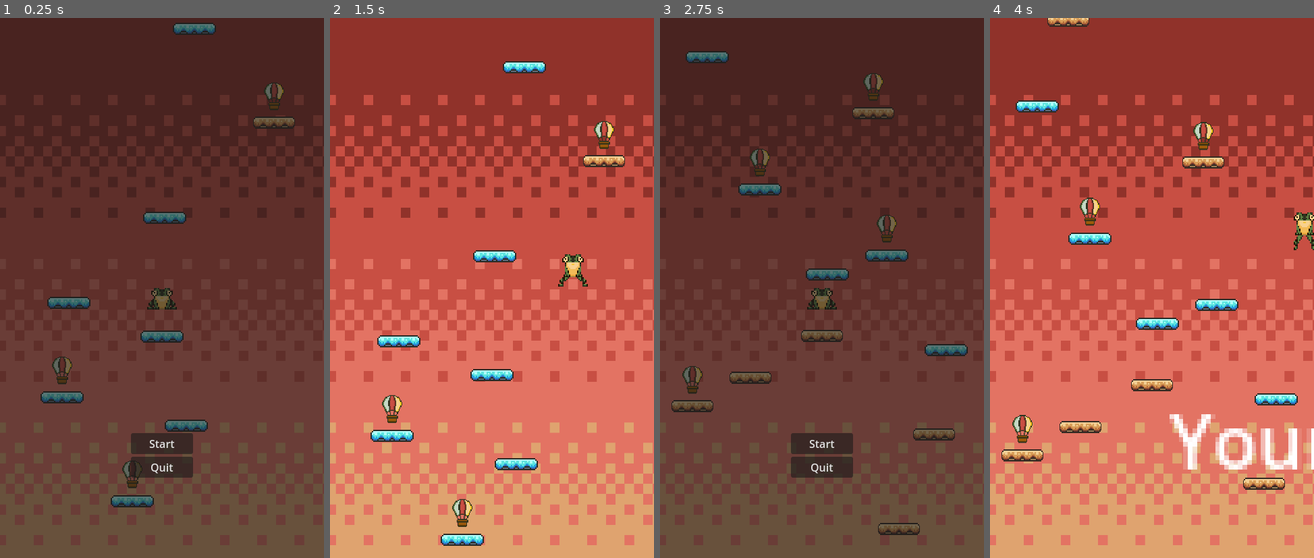
Above: before the commit, frames 1-4 (left to right).
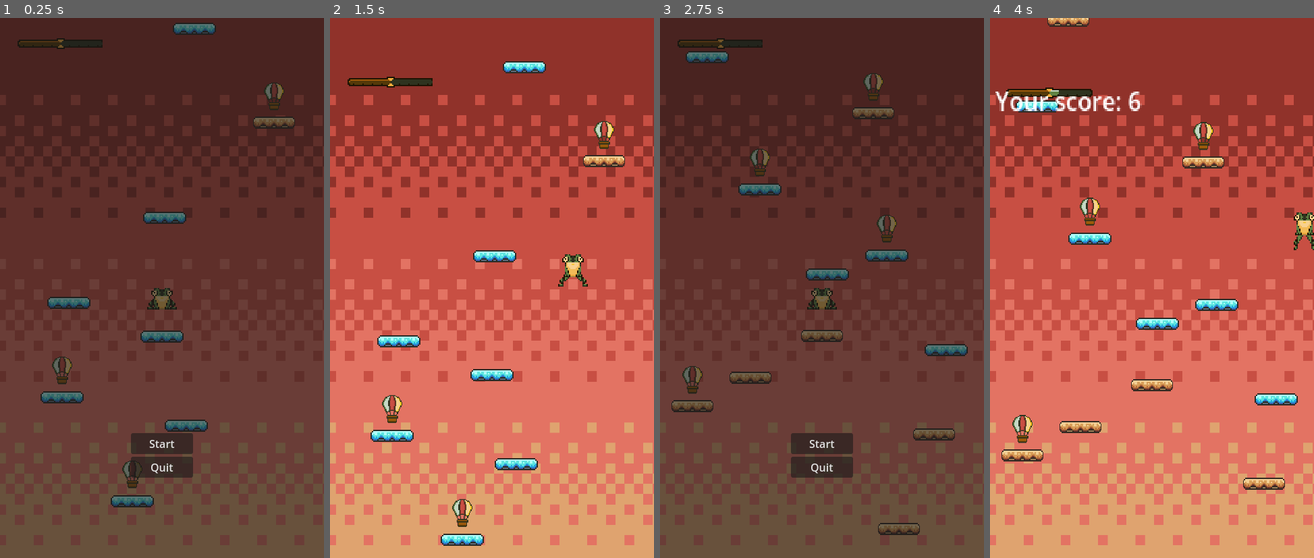
Above: after the commit, the same moments.

Repository: stefko-jam/Game_Jam
Game: Godot game, scene res://scenes/game.tscn
Same seed, same stepped clock (60 frames per second), same inputs: the game is played once before the commit and once after it.
Inputs:
- Up to frame 1 (0.25 s): no input
- Up to frame 2 (1.5 s): click "Start" at 0.5 s; hold D (right) from 1.28 s (still down)
- Up to frame 3 (2.75 s): release D (right) at 2 s; click "Restart" at 2 s
- Up to frame 4 (4 s): click "Start" at 2.75 s; hold D (right) from 3.53 s (still down)

The runs differ from the first frame. In frame 1, 0.3% of the frame differs, in the area x 5-32%, y 3-6%; in frame 2, 0.4%; in frame 3, 0.3%; in frame 4, 3.1%, in the area x 1-100%, y 12-84%.

Commit message:
added pollutometer

Diff:
--- a/scenes/game.tscn
+++ b/scenes/game.tscn
@@ -10,6 +10,7 @@
 [ext_resource type="Texture2D" uid="uid://qx3fengl5c6s" path="res://assets/sprites/Background.png" id="7_u5sy4"]
 [ext_resource type="PackedScene" path="res://scenes/main_menu.tscn" id="8_gee14"]
 [ext_resource type="PackedScene" path="res://scenes/game_over.tscn" id="9_0tnpc"]
+[ext_resource type="PackedScene" uid="uid://dypkt0kx21wm4" path="res://scenes/pollutometer.tscn" id="9_kvpfn"]
 
 [sub_resource type="WorldBoundaryShape2D" id="WorldBoundaryShape2D_iywne"]
 
@@ -64,12 +65,16 @@
 unique_name_in_owner = true
 script = ExtResource("3_vtaks")
 
+[node name="pollutometer" parent="Platforms/GameManager" instance=ExtResource("9_kvpfn")]
+position = Vector2(-77, -210)
+frame = 5
+
 [node name="Score" type="Label" parent="Platforms/GameManager"]
-offset_left = 12.0
-offset_top = 9.0
-offset_right = 52.0
-offset_bottom = 32.0
-scale = Vector2(3.37918, 3.37918)
+offset_left = -117.0
+offset_top = -217.0
+offset_right = -77.0
+offset_bottom = -194.0
+scale = Vector2(1.0833, 1.18283)
 metadata/_edit_use_anchors_ = true
 
 [node name="Boundarys" type="Node" parent="."]
--- /dev/null
+++ b/scenes/pollutometer.tscn
@@ -0,0 +1,95 @@
+[gd_scene load_steps=15 format=3 uid="uid://dypkt0kx21wm4"]
+
+[ext_resource type="Texture2D" uid="uid://bwvnhrv085pr" path="res://assets/sprites/pollutometer/Polutometerallstates.png" id="1_g2h77"]
+[ext_resource type="Script" uid="uid://f1gue6a0y1bc" path="res://scripts/pollutometer.gd" id="1_j8b61"]
+
+[sub_resource type="AtlasTexture" id="AtlasTexture_j8b61"]
+atlas = ExtResource("1_g2h77")
+region = Rect2(128, 128, 64, 64)
+
+[sub_resource type="AtlasTexture" id="AtlasTexture_sxemr"]
+atlas = ExtResource("1_g2h77")
+region = Rect2(64, 128, 64, 64)
+
+[sub_resource type="AtlasTexture" id="AtlasTexture_s4j3g"]
+atlas = ExtResource("1_g2h77")
+region = Rect2(0, 128, 64, 64)
+
+[sub_resource type="AtlasTexture" id="AtlasTexture_kchi6"]
+atlas = ExtResource("1_g2h77")
+region = Rect2(192, 64, 64, 64)
+
+[sub_resource type="AtlasTexture" id="AtlasTexture_mvt3h"]
+atlas = ExtResource("1_g2h77")
+region = Rect2(128, 64, 64, 64)
+
+[sub_resource type="AtlasTexture" id="AtlasTexture_3c5ny"]
+atlas = ExtResource("1_g2h77")
+region = Rect2(64, 64, 64, 64)
+
+[sub_resource type="AtlasTexture" id="AtlasTexture_mrb8i"]
+atlas = ExtResource("1_g2h77")
+region = Rect2(0, 64, 64, 64)
+
+[sub_resource type="AtlasTexture" id="AtlasTexture_5ut6l"]
+atlas = ExtResource("1_g2h77")
+region = Rect2(192, 0, 64, 64)
+
+[sub_resource type="AtlasTexture" id="AtlasTexture_tw64p"]
+atlas = ExtResource("1_g2h77")
+region = Rect2(128, 0, 64, 64)
+
+[sub_resource type="AtlasTexture" id="AtlasTexture_j3ilm"]
+atlas = ExtResource("1_g2h77")
+region = Rect2(64, 0, 64, 64)
+
+[sub_resource type="AtlasTexture" id="AtlasTexture_tixpd"]
+atlas = ExtResource("1_g2h77")
+region = Rect2(0, 0, 64, 64)
+
+[sub_resource type="SpriteFrames" id="SpriteFrames_oyrlq"]
+animations = [{
+"frames": [{
+"duration": 1.0,
+"texture": SubResource("AtlasTexture_j8b61")
+}, {
+"duration": 1.0,
+"texture": SubResource("AtlasTexture_sxemr")
+}, {
+"duration": 1.0,
+"texture": SubResource("AtlasTexture_s4j3g")
+}, {
+"duration": 1.0,
+"texture": SubResource("AtlasTexture_kchi6")
+}, {
+"duration": 1.0,
+"texture": SubResource("AtlasTexture_mvt3h")
+}, {
+"duration": 1.0,
+"texture": SubResource("AtlasTexture_3c5ny")
+}, {
+"duration": 1.0,
+"texture": SubResource("AtlasTexture_mrb8i")
+}, {
+"duration": 1.0,
+"texture": SubResource("AtlasTexture_5ut6l")
+}, {
+"duration": 1.0,
+"texture": SubResource("AtlasTexture_tw64p")
+}, {
+"duration": 1.0,
+"texture": SubResource("AtlasTexture_j3ilm")
+}, {
+"duration": 1.0,
+"texture": SubResource("AtlasTexture_tixpd")
+}],
+"loop": false,
+"name": &"default",
+"speed": 5.0
+}]
+
+[node name="pollutometer" type="Node2D"]
+script = ExtResource("1_j8b61")
+
+[node name="AnimatedSprite2D" type="AnimatedSprite2D" parent="."]
+sprite_frames = SubResource("SpriteFrames_oyrlq")
--- a/scripts/game_manager.gd
+++ b/scripts/game_manager.gd
@@ -1,20 +1,24 @@
 extends Node
 
-var score = 0
+var score = 5
 @onready var score_label: Label = $Score
 
 func add_point():
 	score += 1
 	score_label.text = ("Your score: ") + str(score)
 	print("accessed add point")
-	if score == 5:
-		score = 0
+	$pollutometer.frame = score
+	if score == 11:
+		score = 5
+		$pollutometer.frame = score
 
 func substract_point():
 	score -= 1
 	score_label.text = ("Your score: ") + str(score)
-	if score == -5:
-		score = 0
+	$pollutometer.frame = score
+	if score == 0:
+		score = 5
+		$pollutometer.frame = score
 
 
 #To Do: Health Bar with Score. Health Bar Frame 1, 2, 3 then if it reaches max you neutralise it
--- /dev/null
+++ b/scripts/pollutometer.gd
@@ -0,0 +1,10 @@
+extends Node2D
+
+@export var frame: int
+
+func _ready():
+	$AnimatedSprite2D.frame = frame
+
+func _process(delta: float) -> void:
+	$AnimatedSprite2D.frame = frame
+	#position.y -= delta
Binary file added: assets/sprites/pollutometer/Polutometerallstates.png
Not shown, added: assets/sprites/pollutometer/Polutometerallstates.png.import
Not shown: 1 places in scenes/game.tscn that only renumber resources
Not shown, added: scripts/pollutometer.gd.uid
